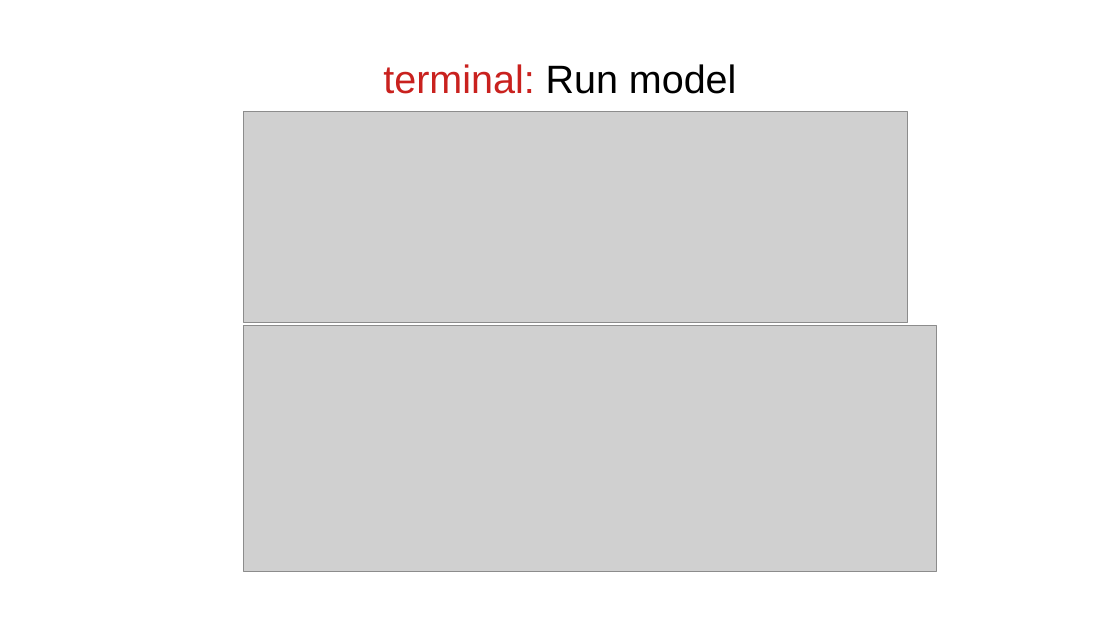
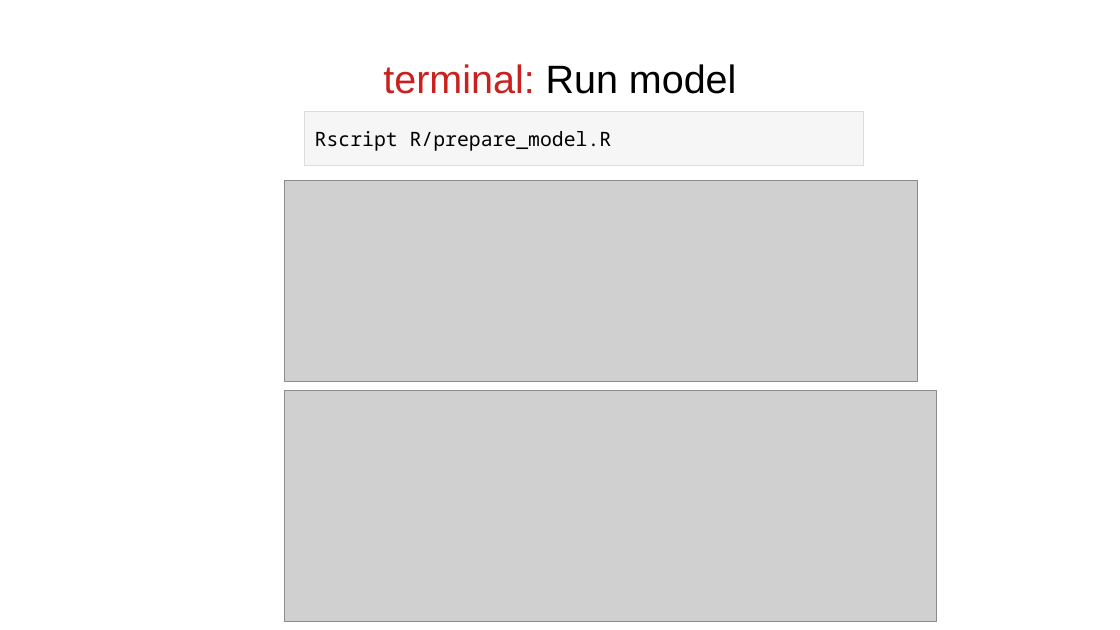
Before and after one commit to f0nzie/keras_and_shiny-tutorial, a slide deck: slide 23 of keras_and_shiny-tutorial.odp (slide 22 before the commit). Drawn at 1120x630 pixels with LibreOffice and Linux fonts; fonts in the diff are those of the drawing; grey boxes stand for pictures. Boxes give left, top, right and bottom in pixels: in the first picture for what was removed or moved away, otherwise in the second. Text is boxed around its words. In the diff, an @@ line names an element or a change of style, - is before the commit and + after.

```diff
--- a/keras_and_shiny-tutorial.odp
+++ b/keras_and_shiny-tutorial.odp
@@ rectangle added at bbox=[305, 112, 864, 166], fill #EEEEEE at 50% opacity, outline #DDDDDD 0 pt, 14 pt, text #000000 @@
+Rscript R/prepare_model.R
@@ picture: place and size @@
-picture at bbox=[244, 112, 908, 322]
+picture at bbox=[285, 181, 918, 382]
@@ picture: place and size @@
-picture at bbox=[244, 325, 937, 571]
+picture at bbox=[285, 390, 937, 622]
```
Also in this commit, not shown: 16 other slides changed, 2 slides added, 1 slide removed, 11 other files.
